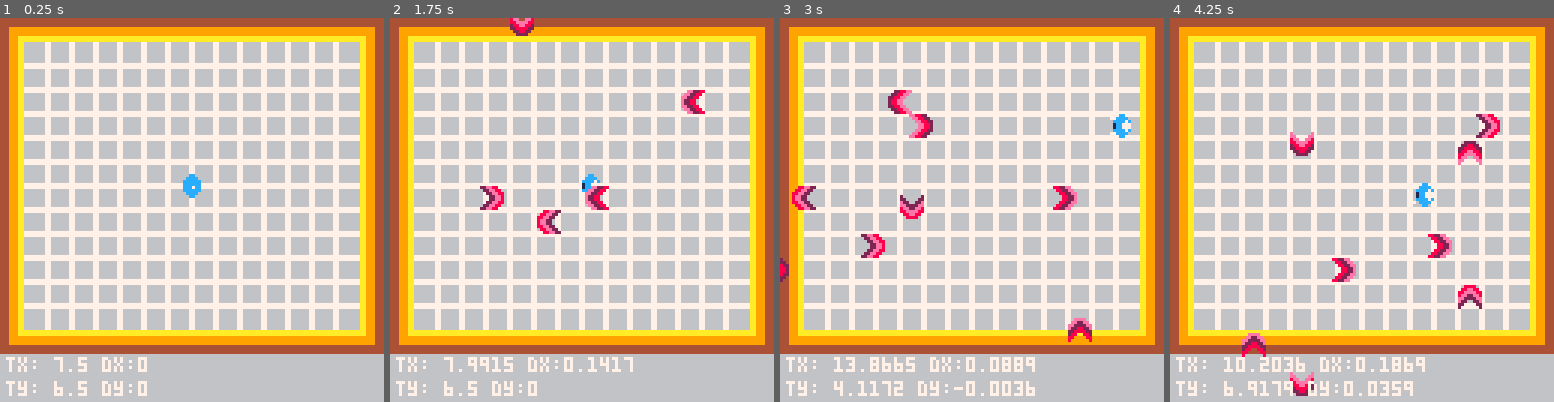
Above: before the commit, frames 1-4 (left to right).
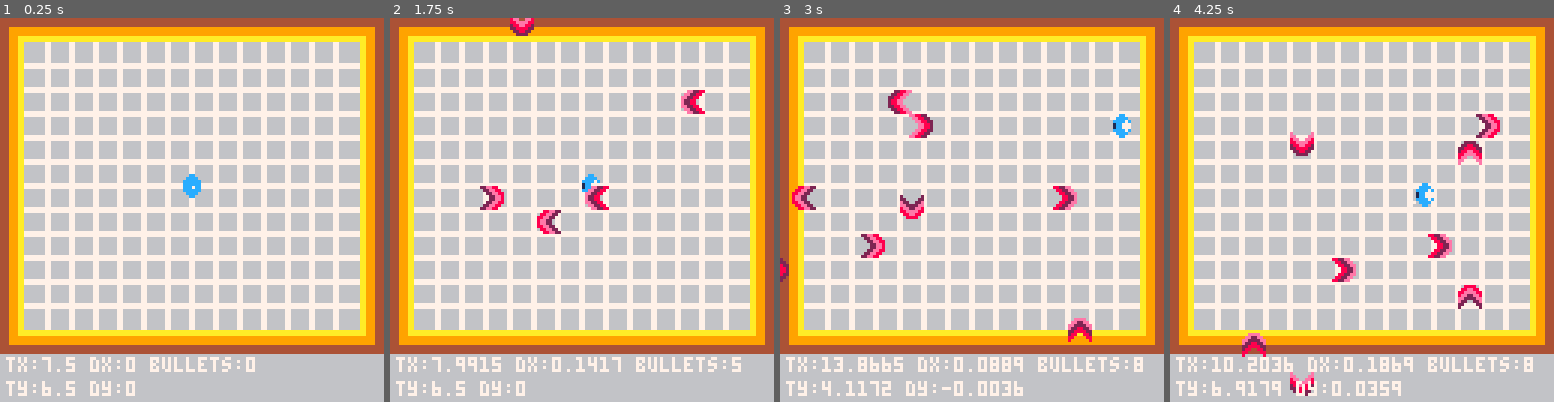
Above: after the commit, the same moments.

Repository: reorx/pico8_carts
Game: PICO-8 cartridge dodge.p8
Two runs of this game, one before a commit and one after it. Both use one fixed random seed, a clock stepped at 60 frames per second and the inputs below.
Inputs:
- Up to frame 1 (0.25 s): no input
- Up to frame 2 (1.75 s): hold Right from 1.6 s (still down)
- Up to frame 3 (3 s): release Right at 2.1 s; hold Up 2.15-2.42 s; hold Right from 2.47 s (still down)
- Up to frame 4 (4.25 s): release Right at 3.03 s; hold Left 3.08-3.58 s; hold Down 3.63-3.97 s; hold Right from 4.02 s (still down)

The runs differ from the first frame. In frame 1, 1.6% of the frame differs, in the area x 10-67%, y 88-99%; in frame 2, 2.0%; in frame 3, 2.1%; in frame 4, 2.3%, in the area x 10-95%, y 88-99%.

Commit message:
delete bullet when it's done

Diff:
--- a/dodge.p8
+++ b/dodge.p8
@@ -60,7 +60,9 @@
     self.tx += self.dx
     self.ty += self.dy
     if (self.tx > 16) self.tx = 16
+    if (self.tx < -1) self.tx = -1
     if (self.ty > 16) self.ty = 16
+    if (self.ty < -1) self.ty = -1
 
     -- frame
     self.frame = flr(self.tick / self.ticks_per_frame) % self.frames
@@ -177,9 +179,6 @@
 
 function move_bullet(b)
     b:update()
-    if b.tx == 16 or b.ty == 16 then
-        del(bullets, b)
-    end
 end
 
 function _init()
@@ -193,7 +192,9 @@
     if (cube.tick / 10) % 1 == 0 then
         add(bullets, random_bullet())
     end
-    foreach(bullets, move_bullet)
+    for b in all(bullets) do
+        b:update()
+    end
 end
 
 function _draw()
@@ -202,8 +203,12 @@
     map(0,0,0,0,16,14)
     cube:draw()
 
-    for k, b in pairs(bullets) do
-        b:draw()
+    for b in all(bullets) do
+        if b.tx == 16 or b.ty == 16 or b.tx == -1 or b.ty == -1 then
+            del(bullets, b)
+        else
+            b:draw()
+        end
     end
     debug()
 end
@@ -217,8 +222,8 @@
 end
 
 function debug()
-	dprint("tx: "..cube.tx.." dx:"..cube.dx, 1)
-	dprint("ty: "..cube.ty.." dy:"..cube.dy, 0)
+	dprint("tx:"..cube.tx.." dx:"..cube.dx.." bullets:"..#bullets, 1)
+	dprint("ty:"..cube.ty.." dy:"..cube.dy, 0)
 end
 __gfx__
 00000000000cc0000000000000000000000cc000070cc070070cc000000cc000000cc070000cc000000cc000000cc00000000000000000000000000000000000
